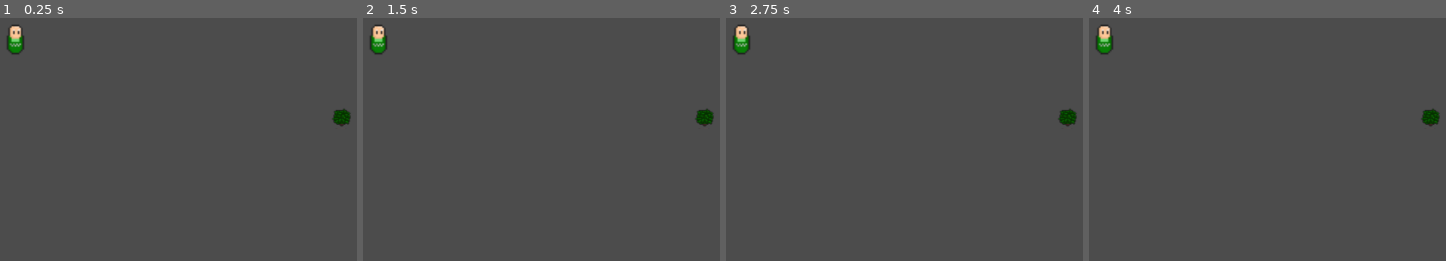
Above: before the commit, frames 1-4 (left to right).
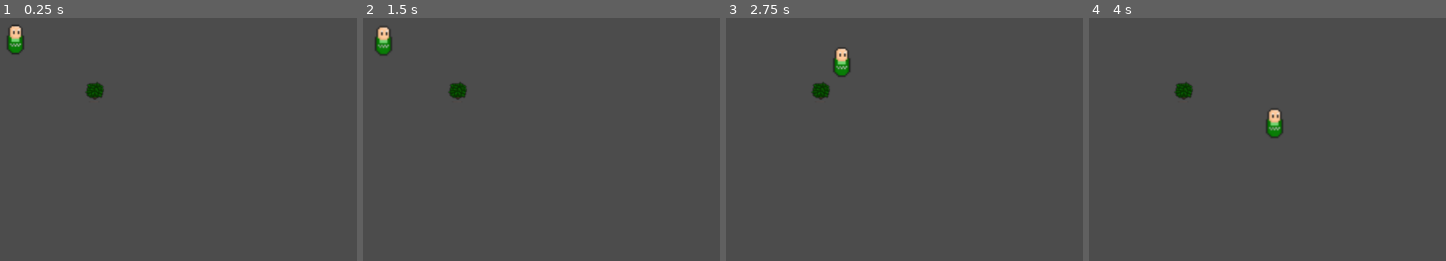
Above: after the commit, the same moments.

Repository: CyrilBos/macaron-simulator-gmtk-2020
Game: Godot game, scene res://Main.tscn
Two runs of this game, one before a commit and one after it. Both use one fixed random seed, a clock stepped at 60 frames per second and the inputs below.
Inputs (mouse positions are in pixels of both pictures, inside the frame that each line leads up to):
- Up to frame 1 (0.25 s): no input
- Up to frame 2 (1.5 s): tap Enter at 0.5 s; move the mouse to (377, 39) at 0.52 s; click (377, 39) at 0.67 s; tap Space at 1.25 s; move the mouse to (705, 117) at 1.27 s; click (705, 117) at 1.42 s
- Up to frame 3 (2.75 s): move the mouse to (outside the picture) at 2.02 s; click (outside the picture) at 2.17 s
- Up to frame 4 (4 s): move the mouse to (outside the picture) at 2.77 s; click (outside the picture) at 2.92 s; move the mouse to (outside the picture) at 3.52 s; click (outside the picture) at 3.67 s

The runs differ from the first frame. In frame 1, 0.5% of the frame differs, in the area x 23-99%, y 26-45%; in frame 2, 1.1%; in frame 3, 1.5%, in the area x 1-99%, y 2-45%; in frame 4, 1.5%.
Error before the commit: Parse Error: Can't preload itself (use 'get_script()'). (res://src/collector.gd:3)

Commit message:
implemed movement + fixed harvesting

Diff:
--- a/Main.tscn
+++ b/Main.tscn
@@ -1,7 +1,7 @@
 [gd_scene load_steps=3 format=2]
 
-[ext_resource path="res://src/collector.tscn" type="PackedScene" id=1]
-[ext_resource path="res://src/bush.tscn" type="PackedScene" id=2]
+[ext_resource path="res://src/units/collector.tscn" type="PackedScene" id=1]
+[ext_resource path="res://src/objects/bush.tscn" type="PackedScene" id=2]
 
 [node name="Node2D" type="Node2D"]
 
@@ -9,4 +9,4 @@
 position = Vector2( 87.307, 55.559 )
 
 [node name="Bush" parent="." instance=ExtResource( 2 )]
-position = Vector2( 502.44, 152.813 )
+position = Vector2( 186.474, 118.585 )
--- a/project.godot
+++ b/project.godot
@@ -15,7 +15,7 @@
 
 [application]
 
-config/name="GMTK-uncontrollable-RTS"
+config/name="Macron Simulator"
 run/main_scene="res://Main.tscn"
 config/icon="res://icon.png"
 
--- a/src/collector.gd
+++ /dev/null
@@ -1,59 +0,0 @@
-extends KinematicBody2D
-
-const Collector = preload("collector.gd")
-
-export var selected = false # TODO: handle this
-export var speed = 10.0
-export var target_delta = 50.0
-
-var target = null
-
-var harvesting = false
-
-var collector = Collector.new()
-
-func target(targeted):
-	target = targeted
-	print("collector %s targets " % self.to_string() + target.to_string())
-
-func _get_distance_vec_to_target():
-	return target.get_global_position() - self.global_position
-
-func _is_target_in_range():
-	return _get_distance_vec_to_target().length() < target_delta
-
-func _start_harvesting(resource):
-		harvesting = true
-		resource.connect("harvested", self, "_stop_harvesting")
-
-func _stop_harvesting():
-	harvesting = false
-
-func _process(delta):
-	if target == null:
-		return
-
-	if _is_target_in_range():
-		if target.get_entity_type() == Entity.Types.RESOURCE:
-			if not harvesting:
-				print("start harvesting")
-				_start_harvesting(target)
-			print("harvest")
-			collector.harvest(target) # TODO: implement CD with Timer
-
-
-func _physics_process(delta):
-	if target == null:
-		return
-
-	# TODO: calculate target sprite width or handle collision in bush to stop movement?
-	if not _is_target_in_range():
-	# print("dir = %s - %s = %s" % [target.get_global_position(), self.global_position, direction.normalized()])
-		move_and_slide(_get_distance_vec_to_target().normalized() * speed)
-	else:
-		target = null
-
-func _on_KinematicBody_input_event(viewport, event, shape_idx):
-	if not selected and Input.is_mouse_button_pressed(BUTTON_LEFT):
-		print("collector selected " + self.to_string())
-		GameManager.select_unit(self)
--- a/src/collector_logic.gd
+++ /dev/null
@@ -1,6 +0,0 @@
-extends Object
-
-var harvest_speed = 5
-
-func harvest(resource):
-	resource.get_gathered(harvest_speed)
--- a/src/game_manager.gd
+++ b/src/game_manager.gd
@@ -19,3 +19,8 @@
 
 func store_food(amount):
 	total_food += amount
+
+func _input(event):
+	if event is InputEventMouseButton and Input.is_mouse_button_pressed(BUTTON_LEFT):
+		if selected_unit != null:
+			selected_unit.move_to(event.position)
--- a/src/bush.gd
+++ b/src/objects/bush.gd
@@ -15,7 +15,7 @@
 		if resource.is_gathered():
 			print("harvested")
 			emit_signal("harvested")
-			get_parent().queue_free()
+			queue_free()
 
 func get_entity_type():
 	return Entity.Types.RESOURCE;
--- a/src/bush.tscn
+++ b/src/objects/bush.tscn
@@ -1,7 +1,7 @@
 [gd_scene load_steps=6 format=2]
 
 [ext_resource path="res://res/Mining and Farming/Environment.png" type="Texture" id=1]
-[ext_resource path="res://src/bush.gd" type="Script" id=2]
+[ext_resource path="res://src/objects/bush.gd" type="Script" id=2]
 
 [sub_resource type="AtlasTexture" id=1]
 flags = 4
@@ -22,6 +22,7 @@
 [node name="AnimatedSprite" type="AnimatedSprite"]
 frames = SubResource( 2 )
 script = ExtResource( 2 )
+start_amount = 25
 
 [node name="StaticBody" type="StaticBody2D" parent="."]
 input_pickable = true
--- /dev/null
+++ b/src/units/collector.gd
@@ -0,0 +1,56 @@
+extends KinematicBody2D
+
+export var selected = false # TODO: handle this
+export var speed = 20.0
+export var target_delta = 35.0
+
+enum State { MOVING, HARVESTING, IDLE } # TODO: Finite State Machine?
+var _current_state = State.IDLE
+
+var _target_position = null
+var _target_node = null
+
+func move_to(position):
+	_target_position = position
+	_current_state = State.MOVING
+
+func target(targeted):
+	_target_node = targeted
+	_target_position = targeted.get_global_position()
+	print("collector %s targets " % self.to_string() + _target_node.to_string())
+
+func _get_distance_vec_to_target():
+	return _target_position - self.global_position
+
+func _is_target_in_range():
+	return _get_distance_vec_to_target().length() < target_delta
+
+func _process(delta):
+	if _target_node == null or _current_state == State.IDLE:
+		return
+
+	if _is_target_in_range():
+		if _target_node.get_entity_type() == Entity.Types.RESOURCE and _current_state != State.HARVESTING:
+			$CollectTimer.start_harvesting(_target_node)
+			_current_state = State.HARVESTING
+
+	elif _current_state == State.HARVESTING:
+		$CollectTimer.stop_harvesting()
+		_current_state == State.MOVING
+
+
+func _physics_process(delta):
+	if _target_position == null or _current_state != State.MOVING:
+		return
+
+	# TODO: calculate target sprite width or handle collision in bush to stop movement?
+	if not _is_target_in_range():
+	# print("dir = %s - %s = %s" % [target.get_global_position(), self.global_position, direction.normalized()])
+		move_and_slide(_get_distance_vec_to_target().normalized() * speed)
+	else:
+		_target_position = null
+
+func _on_KinematicBody_input_event(viewport, event, shape_idx):
+	if not selected and Input.is_mouse_button_pressed(BUTTON_LEFT):
+		print("collector selected " + self.to_string())
+		GameManager.select_unit(self)
--- a/src/collector.tscn
+++ b/src/units/collector.tscn
@@ -1,11 +1,12 @@
-[gd_scene load_steps=6 format=2]
+[gd_scene load_steps=7 format=2]
 
-[ext_resource path="res://res/Mining and Farming/Citizens.png" type="Texture" id=1]
-[ext_resource path="res://src/collector.gd" type="Script" id=2]
+[ext_resource path="res://src/units/harvest_logic.gd" type="Script" id=1]
+[ext_resource path="res://src/units/collector.gd" type="Script" id=2]
+[ext_resource path="res://res/Mining and Farming/Citizens.png" type="Texture" id=3]
 
 [sub_resource type="AtlasTexture" id=1]
 flags = 4
-atlas = ExtResource( 1 )
+atlas = ExtResource( 3 )
 region = Rect2( 64, 32, 32, 32 )
 
 [sub_resource type="SpriteFrames" id=2]
@@ -31,4 +32,8 @@
 [node name="CollisionRect" type="CollisionShape2D" parent="."]
 position = Vector2( -0.834274, -0.333714 )
 shape = SubResource( 3 )
+
+[node name="CollectTimer" type="Timer" parent="."]
+script = ExtResource( 1 )
 [connection signal="input_event" from="." to="." method="_on_KinematicBody_input_event"]
+[connection signal="timeout" from="CollectTimer" to="CollectTimer" method="_on_CollectTimer_timeout"]
--- /dev/null
+++ b/src/units/harvest_logic.gd
@@ -0,0 +1,33 @@
+extends Timer
+
+export var harvest_speed = 5
+
+var harvesting = false
+var to_harvest = null
+
+func start_harvesting(resource):
+	to_harvest = resource
+	self.start()
+	resource.connect("harvested", self, "_stop_harvesting")
+	harvesting = true
+
+
+func stop_harvesting():
+	to_harvest = null
+	harvesting = false
+	self.stop()
+
+
+func harvest():
+	if to_harvest == null:
+		print("c pa b1 de harvest 1 truk null")
+		stop_harvesting()
+
+	if harvesting == false:
+		return
+
+	to_harvest.get_gathered(harvest_speed)
+
+
+func _on_CollectTimer_timeout():
+	harvest()
Renamed: src/natural_resource.gd -> src/objects/natural_resource.gd
